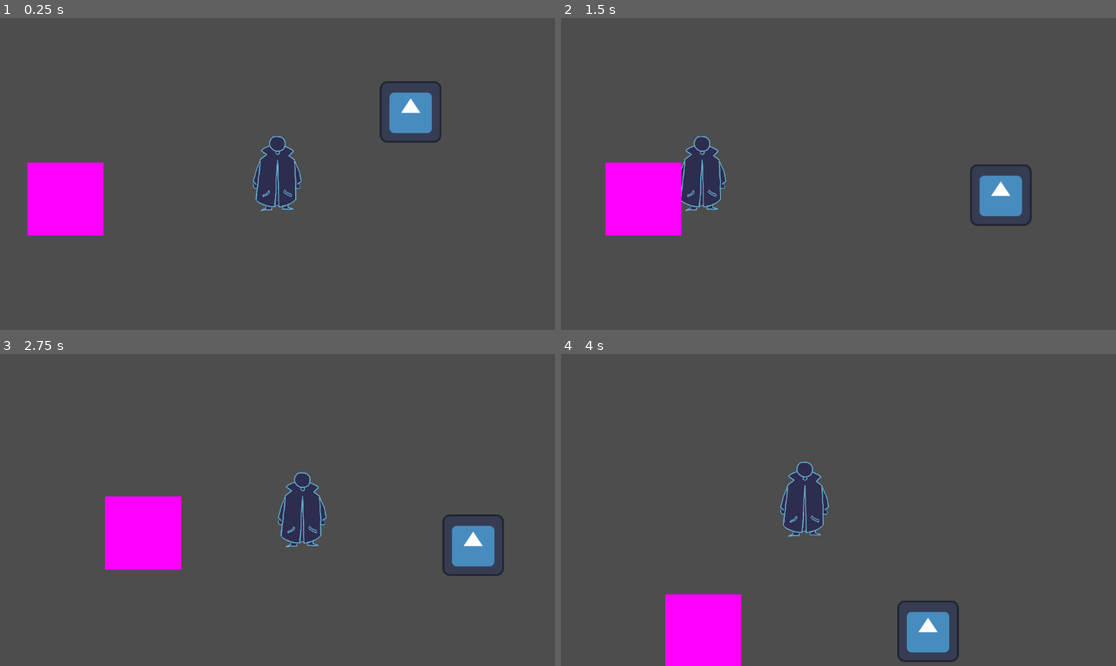
Above: before the commit, frames 1-4 (two rows, left to right).
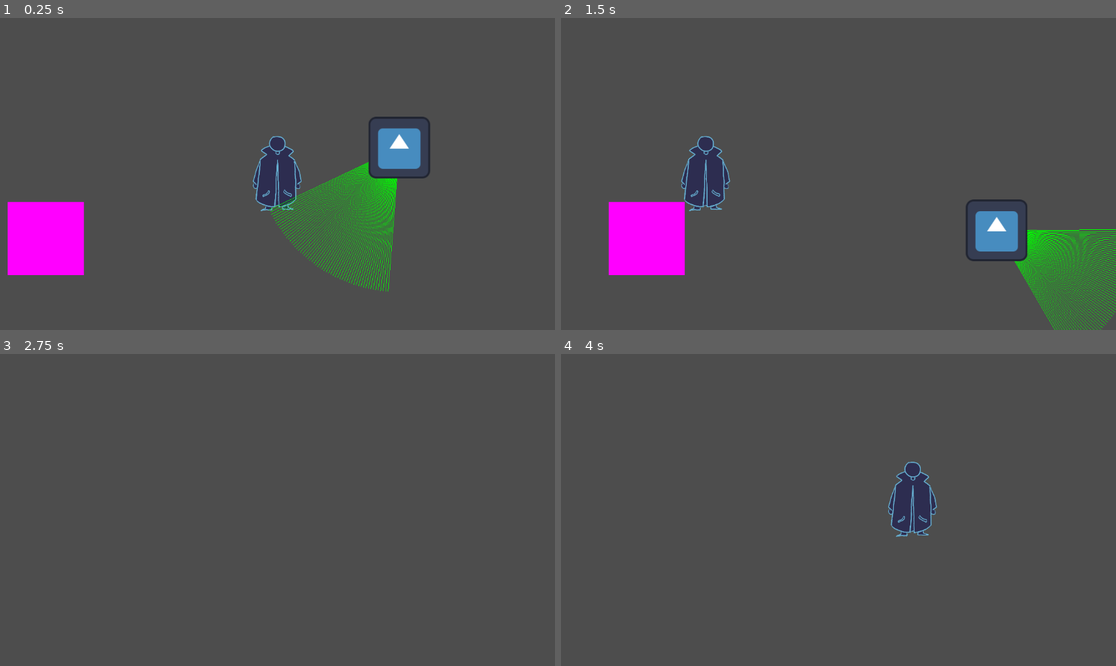
Above: after the commit, the same moments.

Repository: lonelyfloat/brackeys2025
Game: Godot game, scene res://basicTestScene.tscn
Two runs of this game, one before a commit and one after it. Both use one fixed random seed, a clock stepped at 60 frames per second and the inputs below. The engine's default icon, where the game draws it, is replaced by a stand-in: a white triangle on a blue panel in a dark square.
Inputs:
- Up to frame 1 (0.25 s): no input
- Up to frame 2 (1.5 s): hold Right (ui_right) 0.53-1.28 s; hold Down (ui_down) from 1.28 s (still down)
- Up to frame 3 (2.75 s): release Down (ui_down) at 2.03 s; hold Right (ui_right) from 2.03 s (still down)
- Up to frame 4 (4 s): release Right (ui_right) at 2.78 s; hold Up (ui_up) 2.78-3.53 s; hold Left (ui_left) from 3.53 s (still down)

The runs differ from the first frame. In frame 1, 9.6% of the frame differs, in the area x 1-80%, y 20-88%; in frame 2, 9.2%; in frame 3, 6.0%; in frame 4, 7.4%.

Commit message:
Created suspicion system & detection

Diff:
--- a/Player.tscn
+++ b/Player.tscn
@@ -6,7 +6,7 @@
 [sub_resource type="RectangleShape2D" id="RectangleShape2D_2biwl"]
 size = Vector2(81, 148)
 
-[node name="Node2D" type="CharacterBody2D"]
+[node name="Player" type="CharacterBody2D" groups=["Player"]]
 motion_mode = 1
 script = ExtResource("1_xki20")
 
--- a/basicTestScene.tscn
+++ b/basicTestScene.tscn
@@ -1,8 +1,9 @@
-[gd_scene load_steps=6 format=3 uid="uid://daurrc68lmhxg"]
+[gd_scene load_steps=7 format=3 uid="uid://daurrc68lmhxg"]
 
 [ext_resource type="PackedScene" uid="uid://b82xyl2dqnwky" path="res://Player.tscn" id="1_8ur0g"]
 [ext_resource type="PackedScene" uid="uid://b4dbq86g112nn" path="res://generic_crowd_npc.tscn" id="2_h48vl"]
 [ext_resource type="Texture2D" uid="uid://bs80vumhyddtt" path="res://icon.svg" id="3_nmpvq"]
+[ext_resource type="PackedScene" uid="uid://x1ml0delfs2" path="res://suspicion_manager.tscn" id="4_54eyk"]
 
 [sub_resource type="RectangleShape2D" id="RectangleShape2D_4wm46"]
 size = Vector2(159, 156)
@@ -14,6 +15,7 @@
 [node name="BasicTestScene" type="Node2D"]
 
 [node name="Player" parent="." instance=ExtResource("1_8ur0g")]
+position = Vector2(41, -82)
 
 [node name="StaticBody2D" type="StaticBody2D" parent="."]
 position = Vector2(-440, 52)
@@ -26,7 +28,10 @@
 texture = SubResource("NoiseTexture2D_6xsw3")
 
 [node name="GenericCrowdNPC" parent="." instance=ExtResource("2_h48vl")]
-position = Vector2(302, -172)
+position = Vector2(322, -178)
 path = Array[Vector2]([Vector2(200, 0), Vector2(400, 100), Vector2(0, 50)])
-speed = 200.0
+speed = 200
 texture = ExtResource("3_nmpvq")
+
+[node name="SuspicionManager" parent="." instance=ExtResource("4_54eyk")]
+position = Vector2(200, -5)
--- a/generic_crowd_npc.gd
+++ b/generic_crowd_npc.gd
@@ -3,7 +3,8 @@
 
 
 @export var path: Array[Vector2]
-@export var speed: float
+@export var speed := 200
+@export var viewConeAngle := 30.0
 
 
 @export var texture: Texture2D:
@@ -13,18 +14,50 @@
             sprite.texture = texture
 
 @onready var sprite := get_node("Sprite2D")
+@onready var ray := get_node("RayCast2D")
 
 var current_path_idx := 0
 var acceptable_pt_diff := 15 # this value will need to be adjusted as we go - represents 'how close' an npc can be to a point
 var moving_path_forward := true
+var move_dir := Vector2.ZERO
+var ray_length: float
+
+signal suspicion_raised(amount)
+var personal_suspicion := 0
 
 func _draw():
-    if Engine.is_editor_hint() && path.size() > 1:
-        for i in range(0, path.size() - 1):
-            draw_line(path[i] - global_position, path[i+1] - global_position, Color(1,1,1,1))
+    if Engine.is_editor_hint():
+        if path.size() > 1:
+            for i in range(0, path.size() - 1):
+                draw_line(path[i] - global_position, path[i+1] - global_position, Color(1,1,1,1))
+        ray_length = ray.target_position.y
+        draw_line(Vector2.ZERO, ray_length * Vector2(cos(deg_to_rad(-viewConeAngle)), sin(deg_to_rad(-viewConeAngle))), Color(0,1,0,1))
+        draw_line(Vector2.ZERO, ray_length * Vector2(cos(deg_to_rad(viewConeAngle)), sin(deg_to_rad(viewConeAngle))), Color(0,1,0,1))
+    else:
+        var view_angle = atan2(move_dir.y, move_dir.x)
+        for i in range(int(floor(-viewConeAngle)), int(floor(viewConeAngle))):
+            ray.target_position = ray_length * Vector2(cos(view_angle + deg_to_rad(i*1.0)),sin(view_angle + deg_to_rad(i*1.0)))
+            draw_line(Vector2.ZERO, ray.target_position, Color(0,1,0,1))
+        draw_line(Vector2.ZERO, ray_length * Vector2(cos(view_angle + deg_to_rad(-viewConeAngle)), sin(view_angle + deg_to_rad(-viewConeAngle))), Color(0,1,0,1))
+        draw_line(Vector2.ZERO, ray_length * Vector2(cos(view_angle + deg_to_rad(viewConeAngle)), sin(view_angle + deg_to_rad(viewConeAngle))), Color(0,1,0,1))
+
 
 func _ready() -> void:
+    ray_length = ray.target_position.y
     sprite.texture = texture
+
+func scan_ray() -> void:
+    personal_suspicion = 0
+    var view_angle = atan2(move_dir.y, move_dir.x)
+    for i in range(int(floor(-viewConeAngle)), int(floor(viewConeAngle))):
+        ray.target_position = ray_length * Vector2(cos(view_angle + deg_to_rad(i*1.0)),sin(view_angle + deg_to_rad(i*1.0)))
+        var object = ray.get_collider()
+        if object != null && object.is_in_group("Player"):
+            if object.suspicion_level > 0:
+                personal_suspicion += object.suspicion_level
+                suspicion_raised.emit(object.suspicion_level)
+            break;
+
 
 func move_along_path() -> void:
     if path.size() == 0:
@@ -45,6 +78,9 @@
 func _physics_process(_delta: float) -> void:
     if not Engine.is_editor_hint():
         move_along_path()
+        move_dir = velocity.normalized()
+        scan_ray()
+        queue_redraw()
         move_and_slide()
 
 func _notification(what: int) -> void:
--- a/generic_crowd_npc.tscn
+++ b/generic_crowd_npc.tscn
@@ -5,11 +5,15 @@
 [sub_resource type="RectangleShape2D" id="RectangleShape2D_a8g5d"]
 size = Vector2(67, 112)
 
-[node name="GenericCrowdNPC" type="CharacterBody2D"]
+[node name="GenericCrowdNPC" type="CharacterBody2D" groups=["NPCs"]]
 motion_mode = 1
 script = ExtResource("1_qfsqu")
+speed = 0
 
 [node name="CollisionShape2D" type="CollisionShape2D" parent="."]
 shape = SubResource("RectangleShape2D_a8g5d")
 
 [node name="Sprite2D" type="Sprite2D" parent="."]
+
+[node name="RayCast2D" type="RayCast2D" parent="."]
+target_position = Vector2(0, 300)
--- a/player.gd
+++ b/player.gd
@@ -4,6 +4,7 @@
 var speed_nerft = 1
 var bounce = false
 var vel
+var suspicion_level := 0
 
 func _physics_process(delta: float) -> void:
 
@@ -18,8 +19,8 @@
 		velocity.y = vert_direction * speed * speed_nerft
 		velocity.x = horz_direction * speed * speed_nerft
 	else:
-		velocity.x = move_toward(velocity.x, 0, speed/30)
-		velocity.y = move_toward(velocity.y, 0, speed/30)
+		velocity.x = move_toward(velocity.x, 0, speed/30.)
+		velocity.y = move_toward(velocity.y, 0, speed/30.)
 
 	if bounce:
 		velocity += vel;
--- a/project.godot
+++ b/project.godot
@@ -14,6 +14,11 @@
 run/main_scene="res://basicTestScene.tscn"
 config/features=PackedStringArray("4.3", "Forward Plus")
 config/icon="res://icon.svg"
+
+[global_group]
+
+Player="is the player"
+NPCs="Non-player characters"
 
 [input]
 
--- /dev/null
+++ b/suspicion_manager.gd
@@ -0,0 +1,13 @@
+extends Node2D
+
+var npcs: Array[Node]
+var suspicion_level := 0
+
+func _ready():
+    npcs = get_tree().get_nodes_in_group("NPCs")
+    for npc in npcs:
+        npc.suspicion_raised.connect(_suspicion_raised_effect)
+
+func _suspicion_raised_effect(amount):
+    suspicion_level += amount
+    pass # to be implemented
--- /dev/null
+++ b/suspicion_manager.tscn
@@ -0,0 +1,6 @@
+[gd_scene load_steps=2 format=3 uid="uid://x1ml0delfs2"]
+
+[ext_resource type="Script" path="res://suspicion_manager.gd" id="1_h25qr"]
+
+[node name="SuspicionManager" type="Node2D"]
+script = ExtResource("1_h25qr")
